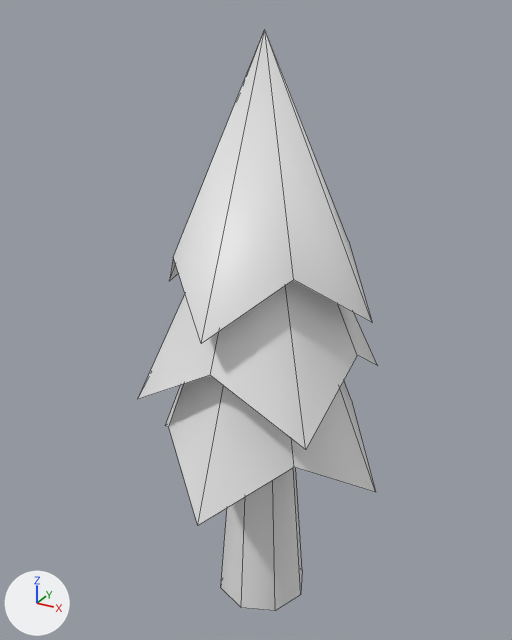
The OBJ model SuriAlFuturo/Assets/Models/Tree.obj as it was, and as the next commit left it.
Camera for both pictures: a 50 mm lens placed at (3.68, -6.88, 7.49), pointed at (-0.15, 0.09, 4.01). The lights are fixed; the arrows at lower left show +X, +Y and +Z. Mesh edges are drawn as thin lines. Where no turn or scale is listed for an object, it has been applied to the vertices.
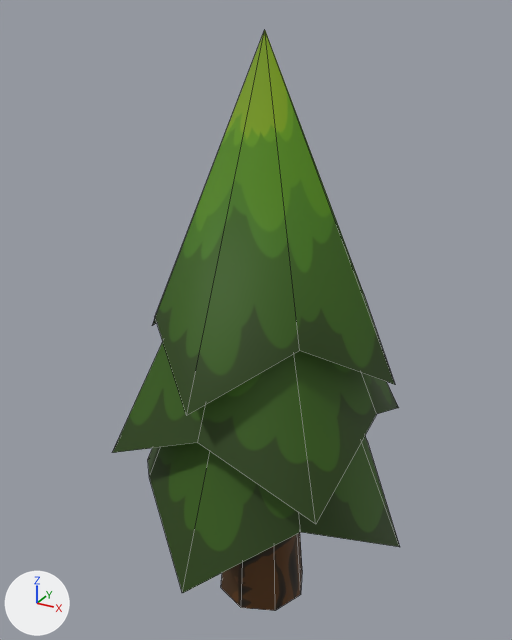
Boxes (x1, y1, x2, y2) around the edits, measured in the pictures (512 x 640 px; the box of a moved part takes in the faces that stretch with it):
```json
{"object": "Cylinder", "change": "recoloured, reshaped", "before": [138, 30, 378, 611], "after": [112, 30, 400, 611], "on screen": "white to green, 20% wider"}
{"part": 1, "of": "me_cylinder", "change": "moved or reshaped", "before": [266, 33, 378, 488], "after": [270, 44, 399, 543]}
{"part": 2, "of": "me_cylinder", "change": "moved or reshaped", "before": [169, 264, 178, 281], "after": [152, 319, 157, 326]}
{"part": 3, "of": "me_cylinder", "change": "moved or reshaped", "before": [198, 31, 376, 525], "after": [182, 31, 400, 593]}
{"part": 4, "of": "me_cylinder", "change": "moved or reshaped", "before": [138, 295, 224, 525], "after": [112, 342, 210, 592]}
{"part": 5, "of": "me_cylinder", "change": "moved or reshaped", "before": [169, 30, 265, 342], "after": [154, 30, 265, 415]}
```

Scene script edits in JSON lines:
```json
{"op": "add", "block": "img_tree_diffuse_color_png", "code": ["img_tree_diffuse_color_png = load_image('Tree Diffuse Color.png', '../../../ART/Models/LowPolyTree/Tree Diffuse Color.png', 1280, 1280, 'sRGB')"]}
{"op": "add", "block": "mat_tree_diffuse_color", "code": ["mat_tree_diffuse_color = principled_material('Tree_Diffuse_Color')", "mat_tree_diffuse_color.texture = img_tree_diffuse_color_png", "mat_tree_diffuse_color.roughness = 0.69"]}
{"block": "me_cylinder", "where": "# used by ob_cylinder; location = (0.0, 0.0, 0.0)"}
{"op": "remove", "block": "me_cylinder", "code": "me_cylinder.from_pydata(...)  # 57 vertices, 32 faces; spans x -1.56..1.56, y -1.56..1.56, z 0.04..7.3"}
{"op": "add", "block": "me_cylinder", "code": "me_cylinder.from_pydata(...)  # 57 vertices, 32 faces; spans x -1.91..1.91, y -1.91..1.91, z 0.04..7.3"}
{"block": "me_cylinder", "change": "me_cylinder part 1: 9 of the vertices in x 0.0..1.56, y 0.0..1.56, z 2.13..4.96 are scaled about their middle by (1.23, 1.23, 1), then moved by (0.0, 0.0, -0.69)"}
{"block": "me_cylinder", "change": "me_cylinder part 2: 6 of the vertices in x -1.56..-0.74, y 0.0..1.1, z 2.13..4.96 are scaled about their middle by (1.23, 1.23, 1), then moved by (0.0, 0.0, -0.69)"}
{"block": "me_cylinder", "change": "me_cylinder part 3: 6 of the vertices in x 0.0..1.1, y -1.56..-0.74, z 2.13..4.96 are scaled about their middle by (1.23, 1.23, 1), then moved by (0.0, 0.0, -0.69)"}
{"block": "me_cylinder", "change": "me_cylinder part 4: 2 of the vertices in x -1.1..-0.85, y -1.1..-0.85, z 2.78..3.24 are scaled about their middle by (1.23, 1.23, 1), then moved by (0.0, 0.0, -0.69)"}
{"block": "me_cylinder", "change": "me_cylinder part 5: 1 of the vertices in x -0.74, y -0.74, z 4.96 are scaled about their middle by (1.23, 1.23, 1), then moved by (0.0, 0.0, -0.69)"}
{"op": "add", "block": "me_cylinder", "code": "me_cylinder.materials.append(mat_tree_diffuse_color)  # picture img_tree_diffuse_color_png"}
```
